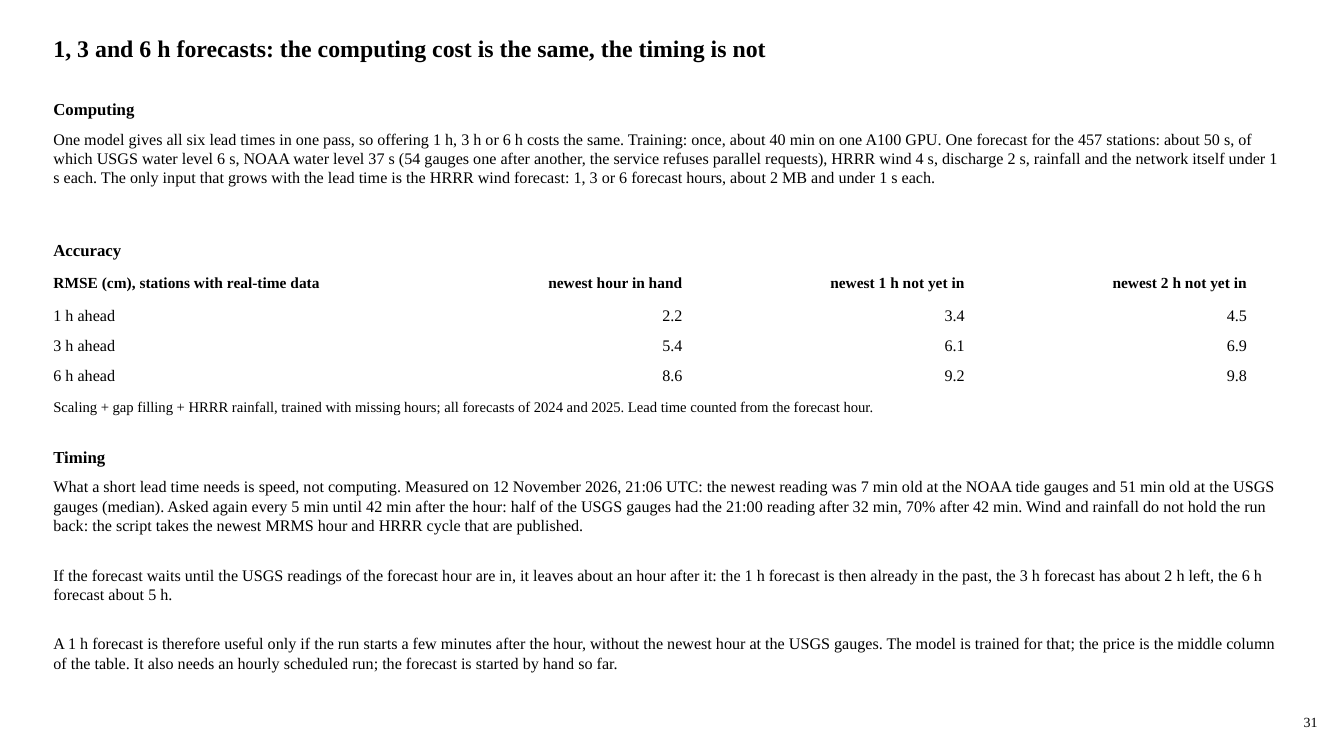
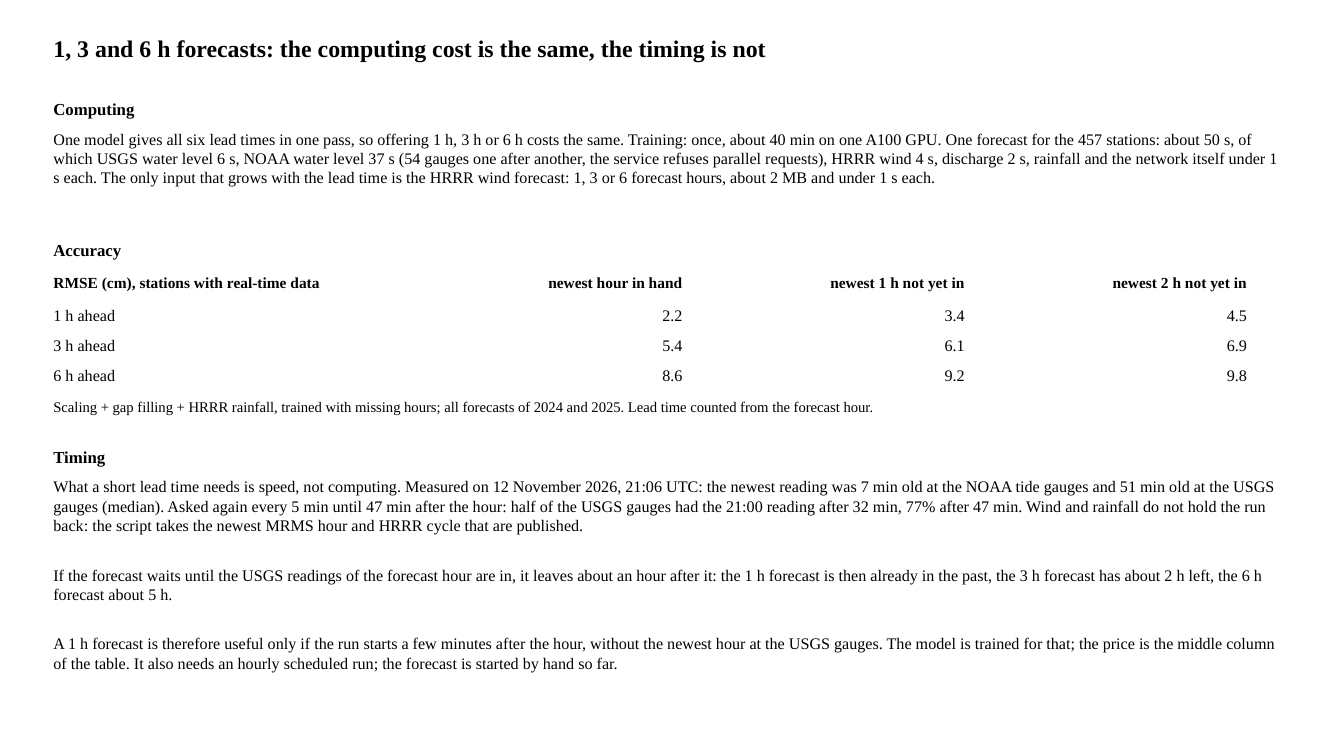
Before and after one commit to LaurenW1997/subdomainLSTM, a slide deck: slide 32 of deliverables/17_versions/version_comparison.pptx (slide 31 before the commit). Drawn at 1344x756 pixels with LibreOffice and Linux fonts; fonts in the diff are those of the drawing. Boxes give left, top, right and bottom in pixels: in the first picture for what was removed or moved away, otherwise in the second. Text is boxed around its words. In the diff, an @@ line names an element or a change of style, - is before the commit and + after.

```diff
--- a/deliverables/17_versions/version_comparison.pptx
+++ b/deliverables/17_versions/version_comparison.pptx
@@ text at box(53, 480, 1274, 535): text changed @@
-What a short lead time needs is speed, not computing. Measured on 12 November 2026, 21:06 UTC: the newest reading was 7 min old at the NOAA tide gauges and 51 min old at the USGS gauges (median). Asked again every 5 min until 42 min after the hour: half of the USGS gauges had the 21:00 reading after 32 min, 70% after 42 min. Wind and rainfall do not hold the run back: the script takes the newest MRMS hour and HRRR cycle that are published.
+What a short lead time needs is speed, not computing. Measured on 12 November 2026, 21:06 UTC: the newest reading was 7 min old at the NOAA tide gauges and 51 min old at the USGS gauges (median). Asked again every 5 min until 47 min after the hour: half of the USGS gauges had the 21:00 reading after 32 min, 77% after 47 min. Wind and rainfall do not hold the run back: the script takes the newest MRMS hour and HRRR cycle that are published.
@@ text removed at box(1304, 717, 1318, 727) @@
-31
```
Also in this commit, not shown: 32 other slides changed, 1 slide added, 3 other files.
